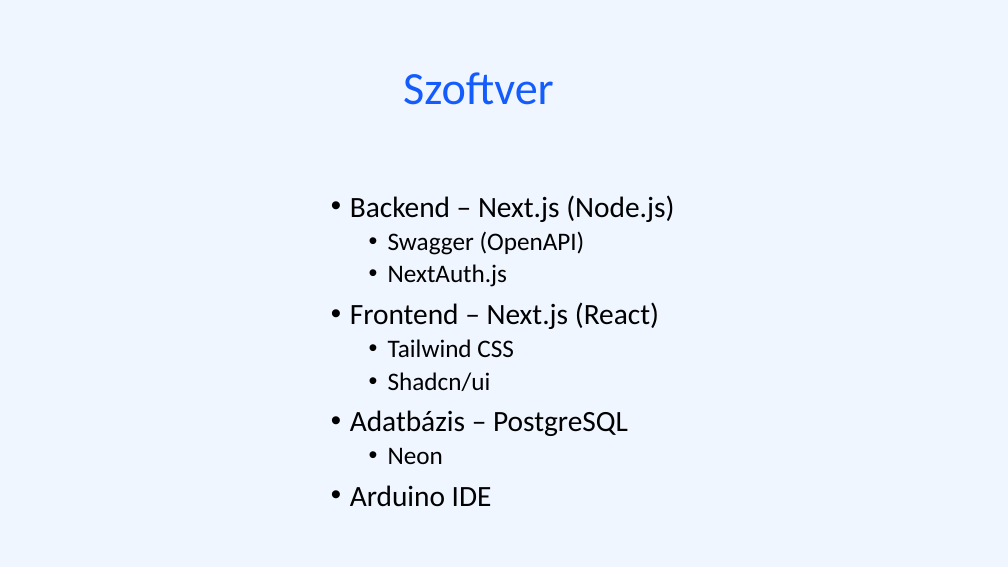
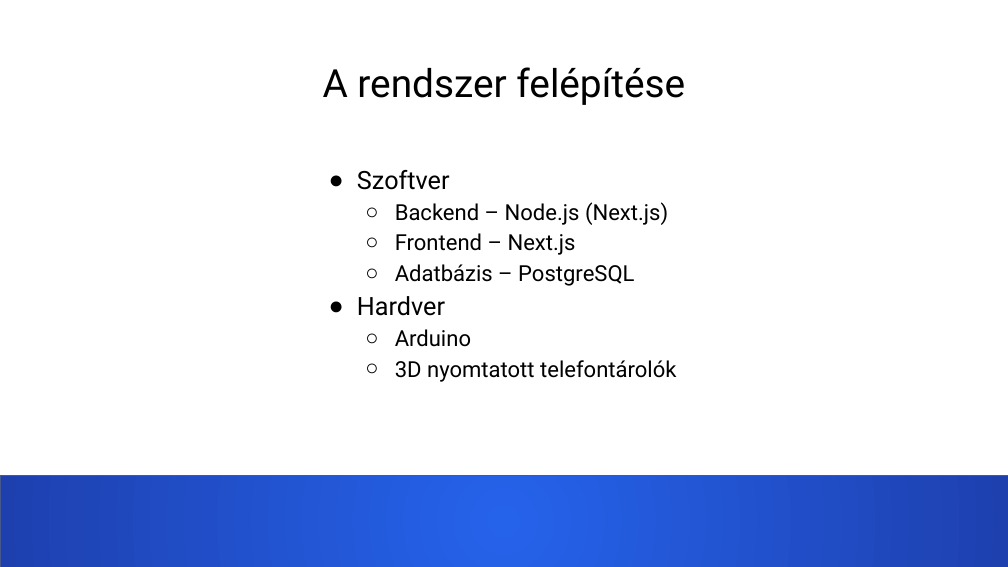
Before and after one commit to nagygabor123/vizsgaremek, a slide deck: slide 4 of Dokumentacio/Eloadas.pptx (slide 5 before the commit). Drawn at 1008x567 pixels with LibreOffice and Linux fonts; fonts in the diff are those of the drawing. Boxes give left, top, right and bottom in pixels: in the first picture for what was removed or moved away, otherwise in the second. Text is boxed around its words. In the diff, an @@ line names an element or a change of style, - is before the commit and + after.

```diff
--- a/Dokumentacio/Eloadas.pptx
+++ b/Dokumentacio/Eloadas.pptx
@@ background #EFF6FF to #FFFFFF @@
@@ title added at (323,67,685,105), 37 pt, text #000000 @@
+A rendszer felépítése
@@ title removed at (403,72,554,105) @@
-Szoftver
@@ text "Szoftver": place and size @@
-text "Szoftver" at (350,195,674,507)
+text "Szoftver" at (357,170,676,382)
@@ text at (357,170,668,255): text changed; size 28 to 21 pt; font Calibri to Roboto @@
-• Backend – Next.js (Node.js)
-  • Swagger (OpenAPI)
-  • NextAuth.js
-• Frontend – Next.js (React)
-  • Tailwind CSS
-  • Shadcn/ui
+● Szoftver
+  ○ Backend – Node.js (Next.js)
+  ○ Frontend – Next.js
@@ text at (395,264,634,286): size 28 to 21 pt, font Calibri to Roboto in "Adatbázis – PostgreSQL"; bullet • to ○; list level 1 to 2 in "Adatbázis – PostgreSQL"; line spacing 0.9 to 1.15 @@
@@ text at (357,296,676,382): text changed; size 28 to 21 pt; font Calibri to Roboto @@
-  • Neon
-• Arduino IDE
+● Hardver
+  ○ Arduino
+  ○ 3D nyomtatott telefontárolók
@@ rectangle added at (0,476,1008,567), fill gradient #2563EB to #1E40AF, outline #595959 0.75 pt @@
```
Also in this commit, not shown: 6 other slides changed, 10 slides added, 9 slides removed, 3 other files.
